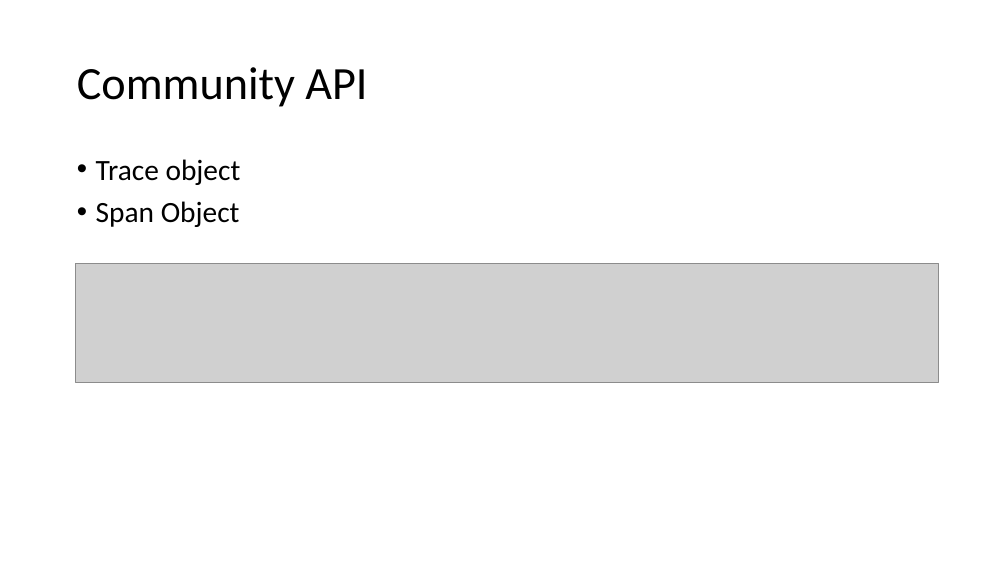
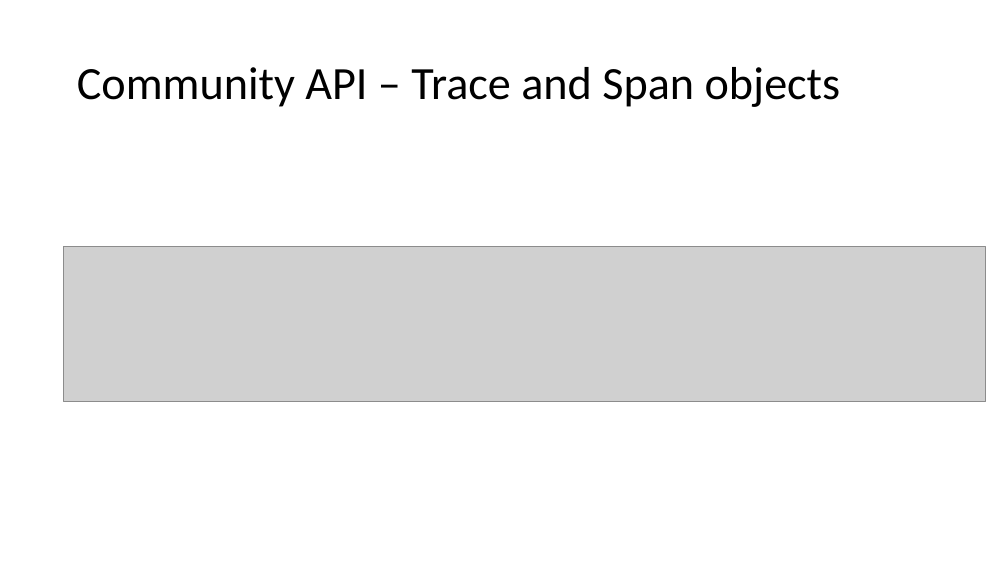
Before and after one commit to ProgrammerAL/Presentations-2023, a slide deck: slide 19 of 2023-03 - Orlando Code Camp - OpenTelemetry/Presentation.pptx. Drawn at 1008x567 pixels with LibreOffice and Linux fonts; fonts in the diff are those of the drawing; grey boxes stand for pictures. Boxes give left, top, right and bottom in pixels: in the first picture for what was removed or moved away, otherwise in the second. Text is boxed around its words. In the diff, an @@ line names an element or a change of style, - is before the commit and + after.

```diff
--- a/2023-03 - Orlando Code Camp - OpenTelemetry/Presentation.pptx
+++ b/2023-03 - Orlando Code Camp - OpenTelemetry/Presentation.pptx
@@ title at [77,67,841,107]: text changed @@
-Community API
+Community API – Trace and Span objects
@@ text removed at [96,159,241,227] @@
-• Trace object
-• Span Object
@@ picture: place and size @@
-picture at [76,263,938,382]
+picture at [64,247,986,402]
```
Also in this commit, not shown: 2 other slides changed, 1 slide added, 1 slide removed, 5 other files.
